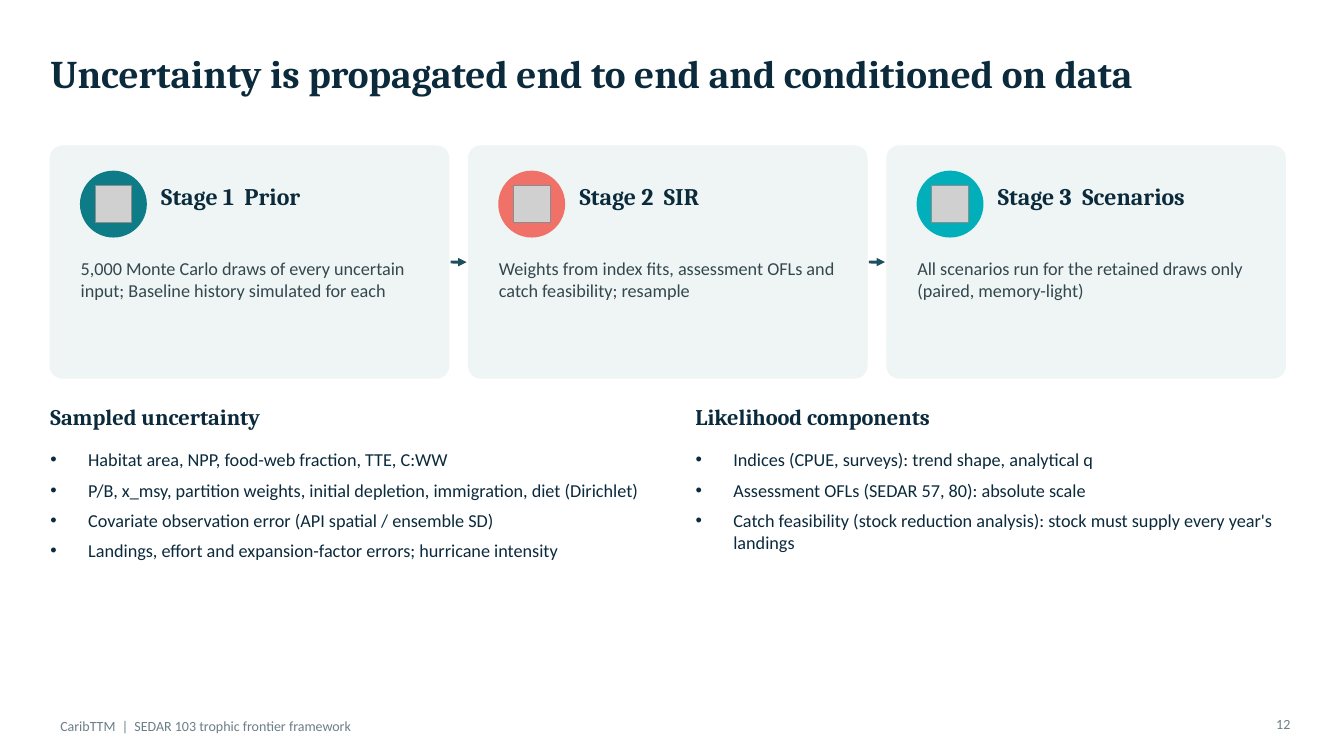
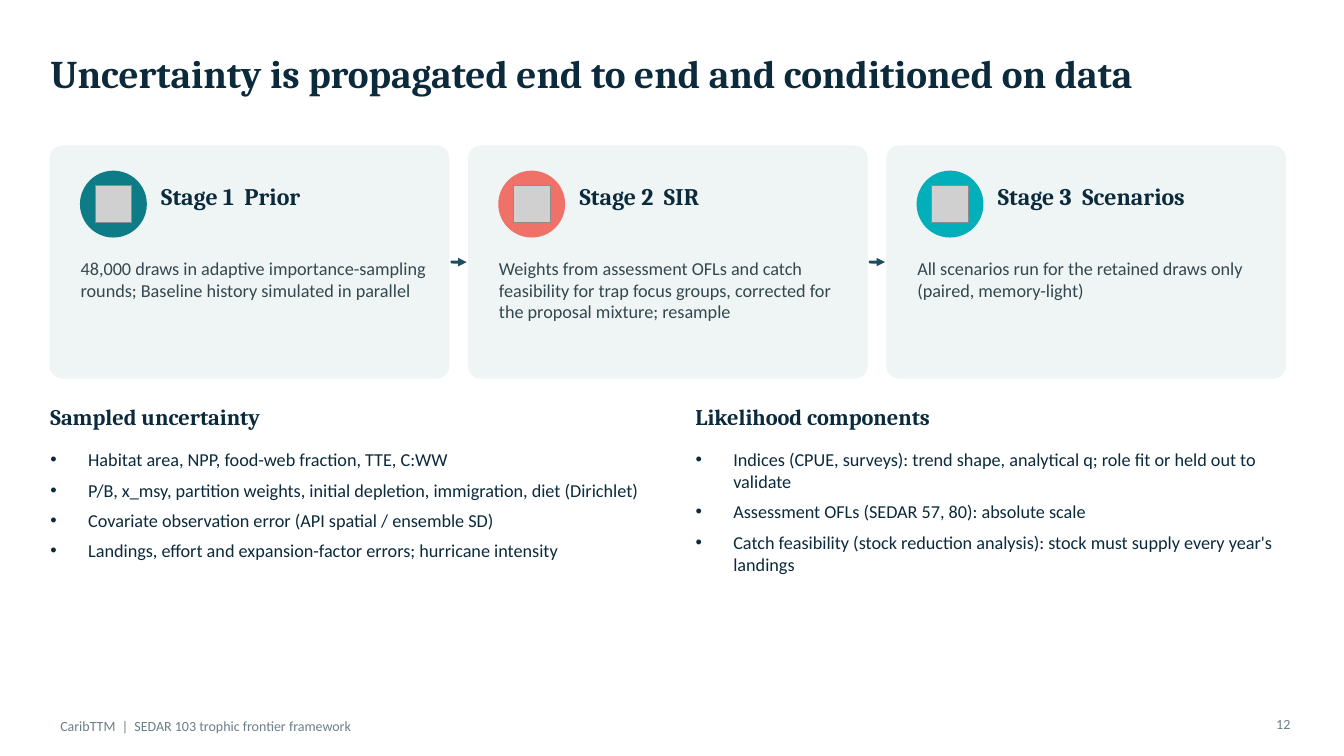
Before and after one commit to mattwoodstock/CaribTrophicTransfer, a slide deck: slide 12 of docs/presentation/CaribTTM_StCroix_Trap.pptx. Drawn at 1344x756 pixels with LibreOffice and Linux fonts; fonts in the diff are those of the drawing; grey boxes stand for pictures. Boxes give left, top, right and bottom in pixels: in the first picture for what was removed or moved away, otherwise in the second. Text is boxed around its words. In the diff, an @@ line names an element or a change of style, - is before the commit and + after.

```diff
--- a/docs/presentation/CaribTTM_StCroix_Trap.pptx
+++ b/docs/presentation/CaribTTM_StCroix_Trap.pptx
@@ text at (81,262,426,300): text changed @@
-5,000 Monte Carlo draws of every uncertain input; Baseline history simulated for each
+48,000 draws in adaptive importance-sampling rounds; Baseline history simulated in parallel
@@ text at (499,262,831,321): text changed @@
-Weights from index fits, assessment OFLs and catch feasibility; resample
+Weights from assessment OFLs and catch feasibility for trap focus groups, corrected for the proposal mixture; resample
@@ text at (733,453,1255,488): text changed @@
-• Indices (CPUE, surveys): trend shape, analytical q
+• Indices (CPUE, surveys): trend shape, analytical q; role fit or held out to validate
```
Also in this commit, not shown: 11 other slides changed, 6 slides added, 1 other file.
